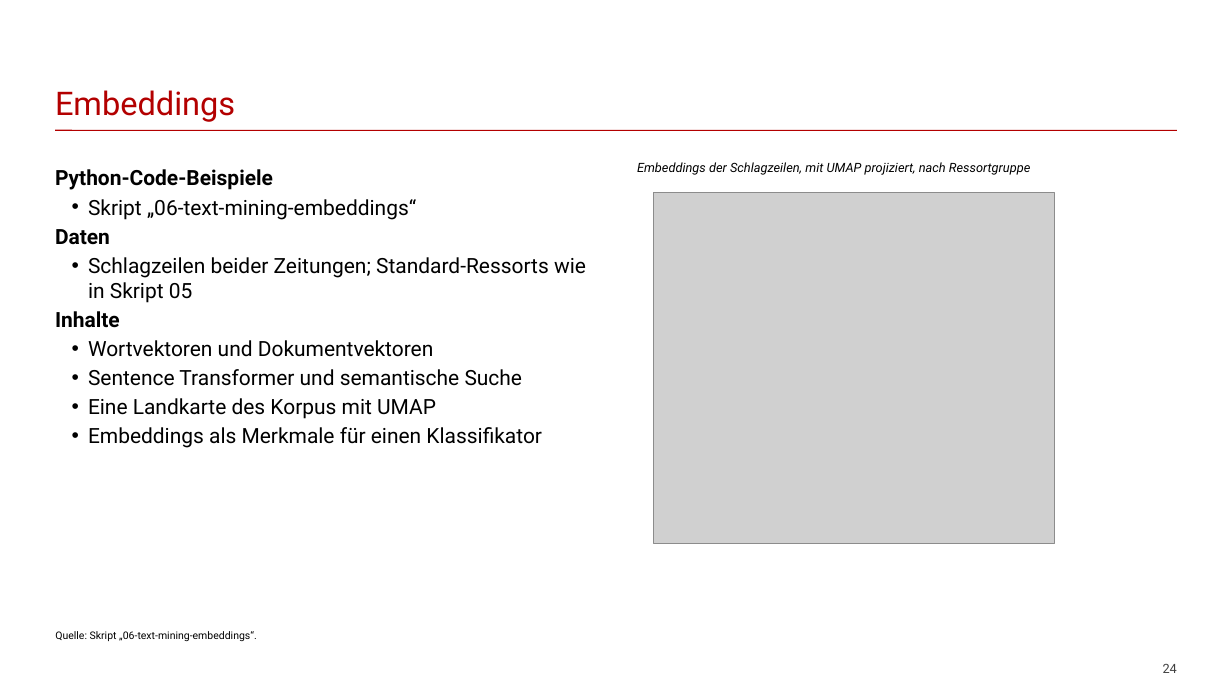
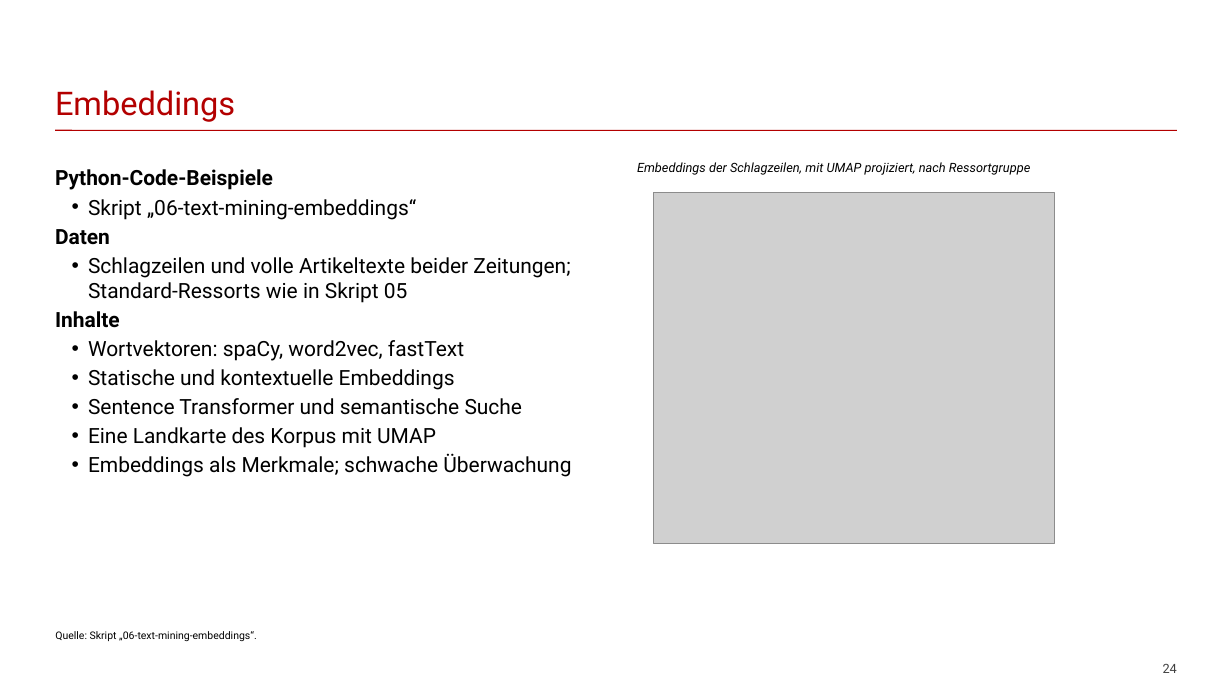
Before and after one commit to franzmohr/intro-text-mining-de, a slide deck: slide 24 of text-mining.odp. Drawn at 1232x693 pixels with LibreOffice and Linux fonts; fonts in the diff are those of the drawing; grey boxes stand for pictures. Boxes give left, top, right and bottom in pixels: in the first picture for what was removed or moved away, otherwise in the second. Text is boxed around its words. In the diff, an @@ line names an element or a change of style, - is before the commit and + after.

```diff
--- a/text-mining.odp
+++ b/text-mining.odp
@@ text at (88,257,570,303): text changed @@
-• Schlagzeilen beider Zeitungen; Standard-Ressorts wie in Skript 05
+• Schlagzeilen und volle Artikeltexte beider Zeitungen; Standard-Ressorts wie in Skript 05
@@ text at (88,340,464,390): text changed @@
-• Wortvektoren und Dokumentvektoren
+• Wortvektoren: spaCy, word2vec, fastText
+• Statische und kontextuelle Embeddings
@@ text at (88,453,571,477): text changed @@
-• Embeddings als Merkmale für einen Klassifikator
+• Embeddings als Merkmale; schwache Überwachung
```
Also in this commit, not shown: 5 other slides changed, 7 slides added, 9 other files.
